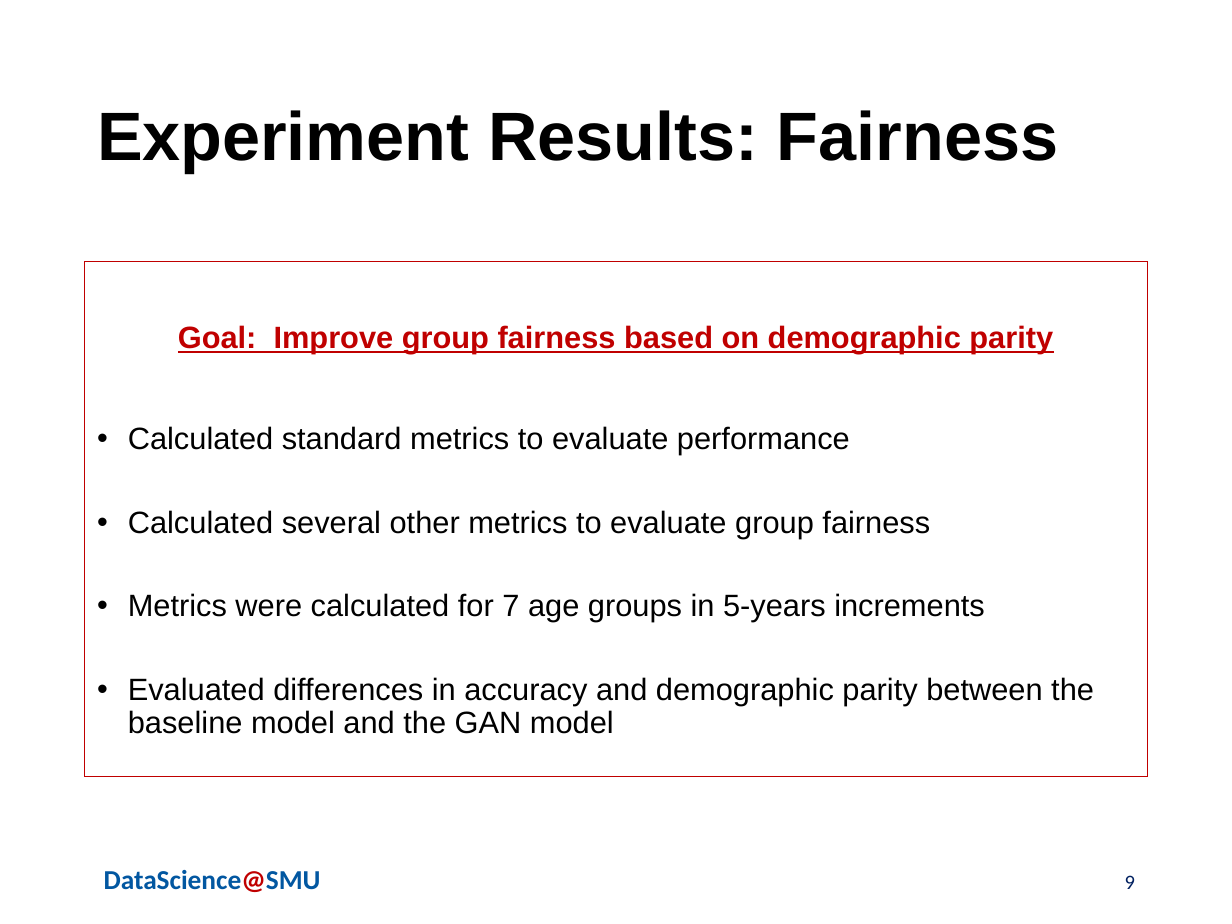
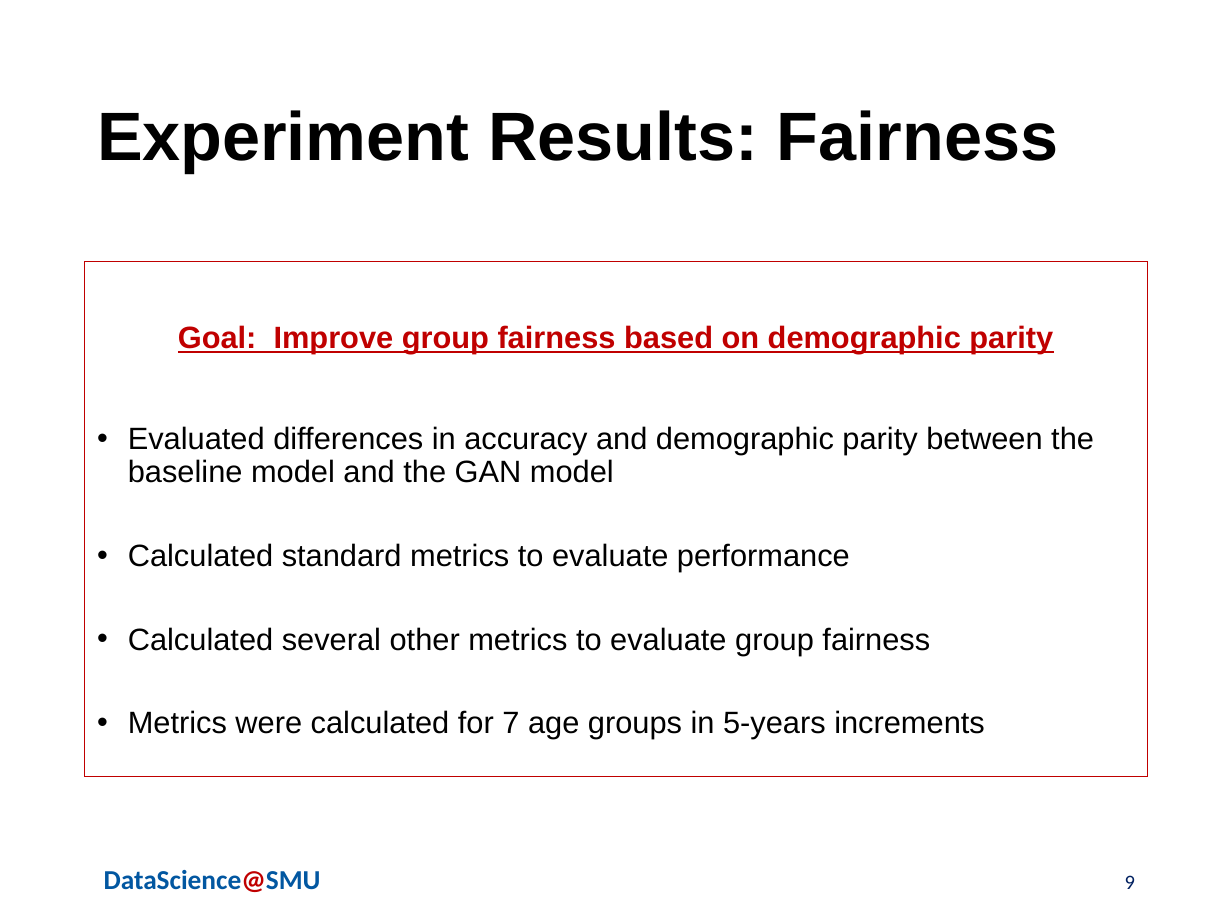
Before and after one commit to skhayden/Reducing-Age-Bias-in-Machine-Learning-An-Algorithmic-Approach, a slide deck: slide 9 of Hayden_deAlford_Wittlin_AdversarialBiasPresentationFINAL7.17.20.pptx. Drawn at 1232x924 pixels with LibreOffice and Linux fonts; fonts in the diff are those of the drawing; background and template pictures are left out. Boxes give left, top, right and bottom in pixels: in the first picture for what was removed or moved away, otherwise in the second. Text is boxed around its words. In the diff, an @@ line names an element or a change of style, - is before the commit and + after.

Commit message:
Update Hayden_deAlford_Wittlin_AdversarialBiasPresentationFINAL7.17.20.pptx
small change in Results slide - Solange

```diff
--- a/Hayden_deAlford_Wittlin_AdversarialBiasPresentationFINAL7.17.20.pptx
+++ b/Hayden_deAlford_Wittlin_AdversarialBiasPresentationFINAL7.17.20.pptx
@@ text at <box>128,426,1094,483</box>: paragraph added @@
+• Evaluated differences in accuracy and demographic parity between the baseline model and the GAN model
@@ text at <box>128,677,1094,734</box>: paragraph removed @@
-• Evaluated differences in accuracy and demographic parity between the baseline model and the GAN model
```
Also in this commit, not shown: 2 other slides changed.
